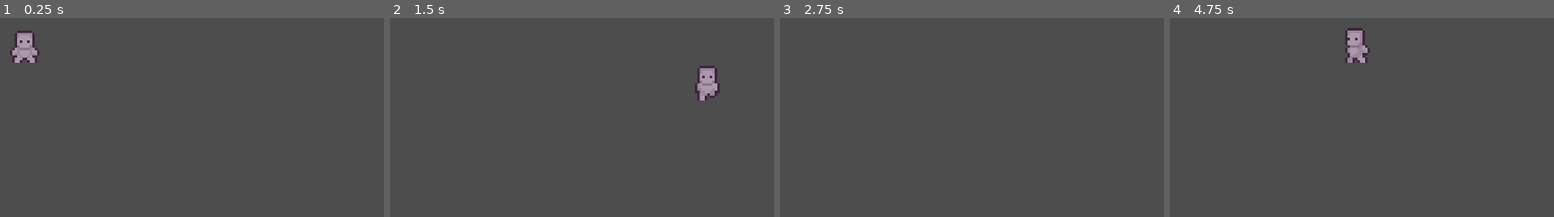
Above: before the commit, frames 1-4 (left to right).
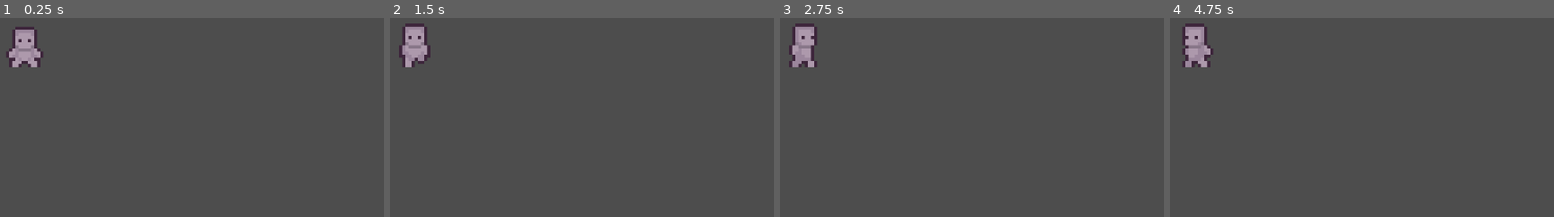
Above: after the commit, the same moments.

Repository: BeloTechnologies/blume-client
Game: Godot game, scene res://scenes/game.tscn
Same seed, same stepped clock (60 frames per second), same inputs: the game is played once before the commit and once after it.
Inputs:
- Up to frame 1 (0.25 s): no input
- Up to frame 2 (1.5 s): tap Enter at 0.5 s; hold Right (move_right) 0.53-1.28 s; hold Down (move_down) from 1.28 s (still down)
- Up to frame 3 (2.75 s): release Down (move_down) at 2.03 s; hold Right (move_right) from 2.03 s (still down)
- Up to frame 4 (4.75 s): release Right (move_right) at 2.78 s; hold Up (move_up) 2.78-3.53 s; tap Space at 3.5 s; hold Left (move_left) from 3.53 s (still down)

The runs differ from the first frame. In frame 1, 0.8% of the frame differs, in the area x 1-12%, y 4-25%; in frame 2, 2.2%; in frame 3, 1.3%; in frame 4, 2.3%, in the area x 3-52%, y 2-25%.

Commit message:
Camera functionality

Diff:
--- /dev/null
+++ b/scenes/camera_2d.tscn
@@ -0,0 +1,5 @@
+[gd_scene format=3 uid="uid://bqhtun714w6i3"]
+
+[node name="Camera2D" type="Camera2D"]
+zoom = Vector2(5, 5)
+limit_smoothed = true
--- a/scenes/game.tscn
+++ b/scenes/game.tscn
@@ -1,7 +1,125 @@
-[gd_scene load_steps=3 format=3 uid="uid://g67j2g8adl50"]
+[gd_scene load_steps=15 format=3 uid="uid://g67j2g8adl50"]
 
 [ext_resource type="PackedScene" uid="uid://c61pqu1ko2rmx" path="res://scenes/player.tscn" id="1_uwrxv"]
 [ext_resource type="Script" uid="uid://c5fh77yi3arbm" path="res://scripts/game.gd" id="1_yqjtg"]
+[ext_resource type="PackedScene" uid="uid://k5al535e0xqn" path="res://scenes/tile_map.tscn" id="3_gee14"]
+[ext_resource type="Texture2D" uid="uid://db1kl8ydnwgpe" path="res://assets/mystic_woods_free_2.2/sprites/tilesets/grass.png" id="3_lnu2h"]
+[ext_resource type="Texture2D" uid="uid://dpr35r7r6551h" path="res://assets/mystic_woods_free_2.2/sprites/tilesets/decor_8x8.png" id="4_0tnpc"]
+[ext_resource type="Texture2D" uid="uid://cos8y28v6su4r" path="res://assets/mystic_woods_free_2.2/sprites/tilesets/floors/wooden.png" id="6_vtaks"]
+[ext_resource type="Texture2D" uid="uid://hnkn80uwtani" path="res://assets/mystic_woods_free_2.2/sprites/tilesets/fences.png" id="7_kvpfn"]
+[ext_resource type="Texture2D" uid="uid://b7mm7j6efecp2" path="res://assets/mystic_woods_free_2.2/sprites/tilesets/plains.png" id="8_dinhu"]
+
+[sub_resource type="TileSetAtlasSource" id="TileSetAtlasSource_kvuet"]
+texture = ExtResource("4_0tnpc")
+0:0/0 = 0
+1:0/0 = 0
+0:1/0 = 0
+1:1/0 = 0
+
+[sub_resource type="TileSetAtlasSource" id="TileSetAtlasSource_trtic"]
+texture = ExtResource("3_lnu2h")
+0:0/0 = 0
+
+[sub_resource type="TileSetAtlasSource" id="TileSetAtlasSource_ir15t"]
+texture = ExtResource("6_vtaks")
+0:0/0 = 0
+
+[sub_resource type="TileSetAtlasSource" id="TileSetAtlasSource_ca42v"]
+texture = ExtResource("7_kvpfn")
+0:0/0 = 0
+1:0/0 = 0
+2:0/0 = 0
+3:0/0 = 0
+0:1/0 = 0
+1:1/0 = 0
+2:1/0 = 0
+3:1/0 = 0
+0:2/0 = 0
+1:2/0 = 0
+2:2/0 = 0
+3:2/0 = 0
+0:3/0 = 0
+1:3/0 = 0
+2:3/0 = 0
+3:3/0 = 0
+
+[sub_resource type="TileSetAtlasSource" id="TileSetAtlasSource_rysoc"]
+texture = ExtResource("8_dinhu")
+0:0/0 = 0
+1:0/0 = 0
+2:0/0 = 0
+3:0/0 = 0
+4:0/0 = 0
+5:0/0 = 0
+0:1/0 = 0
+1:1/0 = 0
+2:1/0 = 0
+3:1/0 = 0
+4:1/0 = 0
+5:1/0 = 0
+0:2/0 = 0
+1:2/0 = 0
+2:2/0 = 0
+3:2/0 = 0
+4:2/0 = 0
+5:2/0 = 0
+0:3/0 = 0
+1:3/0 = 0
+2:3/0 = 0
+3:3/0 = 0
+0:4/0 = 0
+1:4/0 = 0
+2:4/0 = 0
+3:4/0 = 0
+4:4/0 = 0
+5:4/0 = 0
+0:5/0 = 0
+1:5/0 = 0
+2:5/0 = 0
+3:5/0 = 0
+4:5/0 = 0
+5:5/0 = 0
+0:6/0 = 0
+1:6/0 = 0
+2:6/0 = 0
+3:6/0 = 0
+4:6/0 = 0
+5:6/0 = 0
+0:7/0 = 0
+1:7/0 = 0
+2:7/0 = 0
+3:7/0 = 0
+0:8/0 = 0
+1:8/0 = 0
+2:8/0 = 0
+3:8/0 = 0
+4:8/0 = 0
+5:8/0 = 0
+0:9/0 = 0
+1:9/0 = 0
+2:9/0 = 0
+3:9/0 = 0
+4:9/0 = 0
+5:9/0 = 0
+0:10/0 = 0
+1:10/0 = 0
+2:10/0 = 0
+3:10/0 = 0
+4:10/0 = 0
+5:10/0 = 0
+0:11/0 = 0
+1:11/0 = 0
+2:11/0 = 0
+3:11/0 = 0
+4:11/0 = 0
+5:11/0 = 0
+
+[sub_resource type="TileSet" id="TileSet_ssvqc"]
+sources/0 = SubResource("TileSetAtlasSource_kvuet")
+sources/2 = SubResource("TileSetAtlasSource_trtic")
+sources/4 = SubResource("TileSetAtlasSource_ir15t")
+sources/6 = SubResource("TileSetAtlasSource_ca42v")
+sources/7 = SubResource("TileSetAtlasSource_rysoc")
 
 [node name="Game" type="Node2D"]
 script = ExtResource("1_yqjtg")
@@ -10,6 +128,5 @@
 z_index = 2
 position = Vector2(0, -7)
 
-[node name="Camera2D" type="Camera2D" parent="."]
-position = Vector2(0, -7)
-zoom = Vector2(4, 4)
+[node name="TileMap" parent="." instance=ExtResource("3_gee14")]
+tile_set = SubResource("TileSet_ssvqc")
--- a/scenes/player.tscn
+++ b/scenes/player.tscn
@@ -1,8 +1,9 @@
-[gd_scene load_steps=24 format=3 uid="uid://c61pqu1ko2rmx"]
+[gd_scene load_steps=25 format=3 uid="uid://c61pqu1ko2rmx"]
 
 [ext_resource type="Texture2D" uid="uid://btblrxyeiuy06" path="res://assets/Snoblin_Prototype_Character/Assets/Prototype_Character/prototype_character.png" id="1_4flbx"]
 [ext_resource type="Script" uid="uid://5n7osdk3t0py" path="res://scripts/player.gd" id="1_g2els"]
 [ext_resource type="Texture2D" uid="uid://dt1ui6qvn6t53" path="res://assets/Snoblin_Prototype_Character/Assets/Prototype_Character/prototype_character1.png" id="3_qhqgy"]
+[ext_resource type="PackedScene" uid="uid://bqhtun714w6i3" path="res://scenes/camera_2d.tscn" id="4_dqkch"]
 
 [sub_resource type="AtlasTexture" id="AtlasTexture_onrkg"]
 atlas = ExtResource("1_4flbx")
@@ -173,3 +174,5 @@
 [node name="CollisionShape2D" type="CollisionShape2D" parent="."]
 position = Vector2(0, 1)
 shape = SubResource("CapsuleShape2D_sweqy")
+
+[node name="Camera2D" parent="." instance=ExtResource("4_dqkch")]
--- /dev/null
+++ b/scenes/tile_map.tscn
@@ -0,0 +1,4 @@
+[gd_scene format=3 uid="uid://k5al535e0xqn"]
+
+[node name="TileMap" type="TileMap"]
+format = 2
--- a/scripts/remotePlayer.gd
+++ b/scripts/remotePlayer.gd
@@ -7,8 +7,9 @@
 
 func _process(delta):
 	# Smooth movement (optional)
-		position.x = lerp(position.x, last_position.x, 10 * delta)
-		position.y = lerp(position.y, last_position.y, 10 * delta)
+		var lerp_speed := 25
+		position.x = lerp(position.x, last_position.x, lerp_speed * delta)
+		position.y = lerp(position.y, last_position.y, lerp_speed * delta)
 
 func set_target_position(target: Vector2):
 	last_position = target
